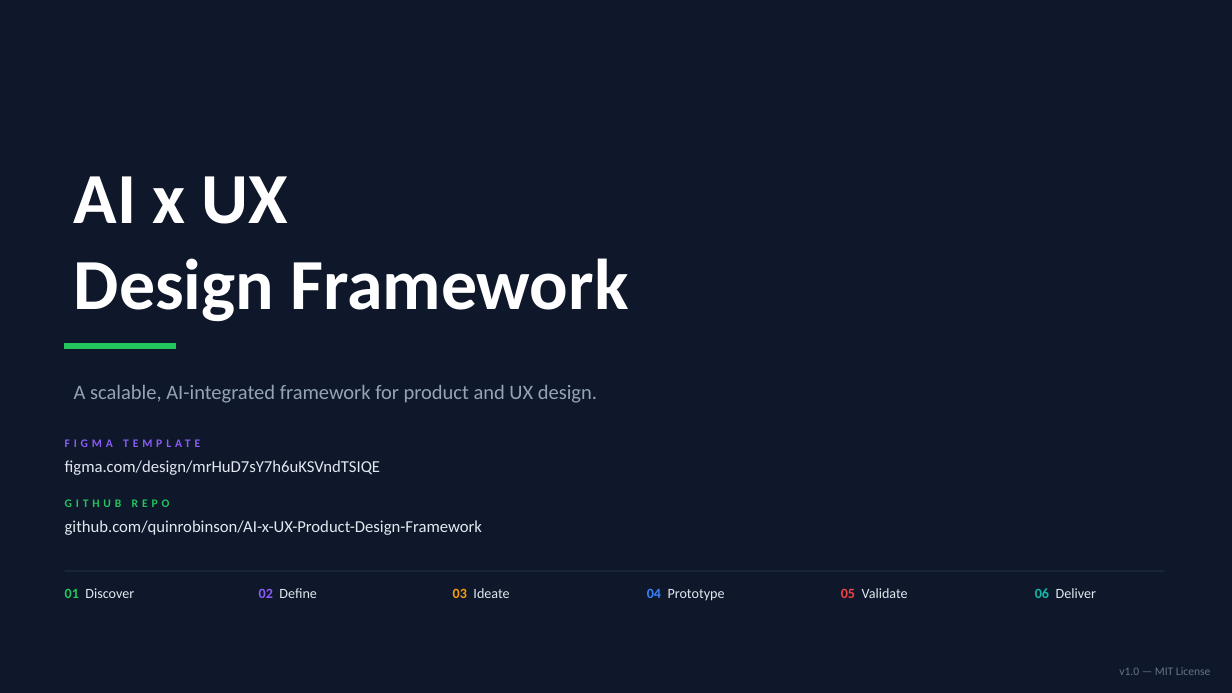
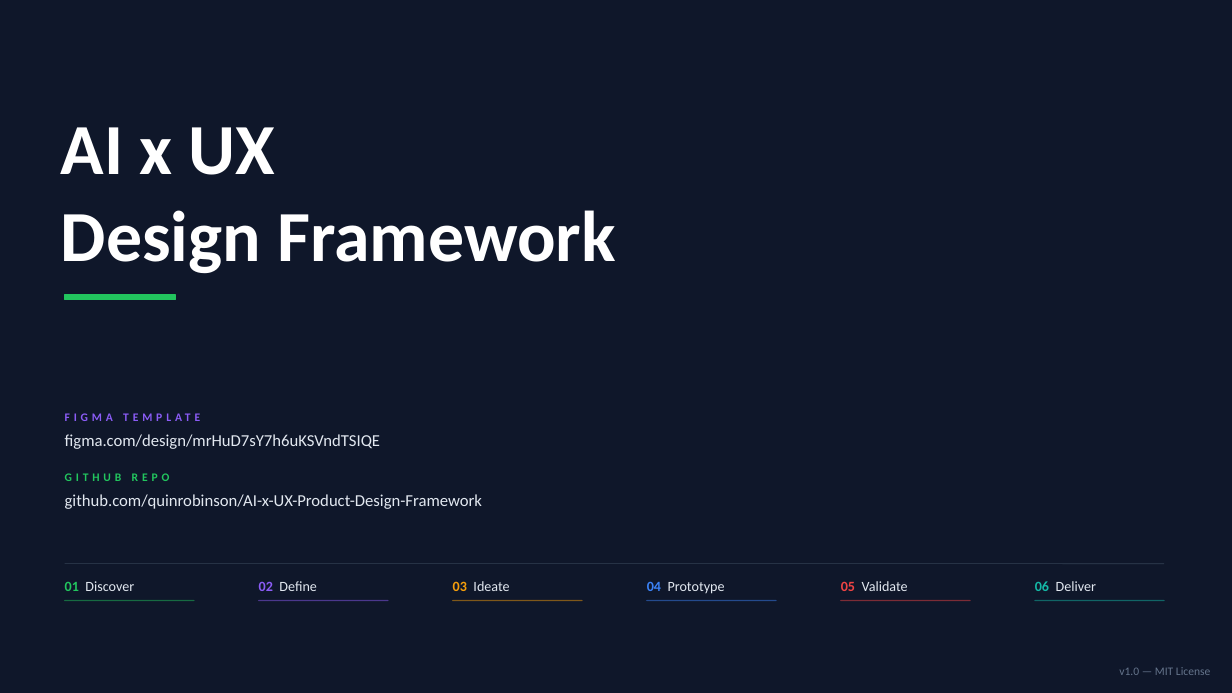
Before and after one commit to quinrobinson/agentic-product-design-framework, a slide deck: slide 20 of artifacts/onboarding-deck.pptx. Drawn at 1232x693 pixels with LibreOffice and Linux fonts; fonts in the diff are those of the drawing. Boxes give left, top, right and bottom in pixels: in the first picture for what was removed or moved away, otherwise in the second. Text is boxed around its words. In the diff, an @@ line names an element or a change of style, - is before the commit and + after.

Commit message:
Finalize onboarding deck — 20 slides, all footers corrected
- Slides 07-08: Skill Chaining slides placed and styled locally
- All footers updated to X / 20 across all slides
- Slide 1 and 20 retain no footer (by design)
- This file is now the canonical source of truth

```diff
--- a/artifacts/onboarding-deck.pptx
+++ b/artifacts/onboarding-deck.pptx
@@ text "AI x UX": place and size @@
-text "AI x UX" at (74, 176, 628, 322)
+text "AI x UX" at (61, 127, 615, 274)
@@ rectangle: place and size @@
-rectangle at (65, 344, 176, 348)
+rectangle at (65, 295, 176, 299)
@@ text removed at (74, 385, 597, 403) @@
-A scalable, AI-integrated framework for product and UX design.
@@ 4 texts: place and size @@
-4 texts at (65, 460, 482, 535)
+4 texts at (65, 434, 482, 509)
@@ 6 texts, 1 line: place and size @@
-6 texts, 1 line at (65, 571, 1165, 601)
+6 texts, 1 line at (65, 564, 1165, 594)
@@ rectangle added at (65, 601, 194, 601), fill #22C55E at 45% opacity, outline #22C55E 1 pt @@
@@ rectangle added at (259, 601, 388, 601), fill #8B5CF6 at 45% opacity, outline #8B5CF6 1 pt @@
@@ rectangle added at (453, 601, 582, 601), fill #F59E0B at 45% opacity, outline #F59E0B 1 pt @@
@@ rectangle added at (647, 601, 776, 601), fill #3B82F6 at 45% opacity, outline #3B82F6 1 pt @@
@@ rectangle added at (841, 601, 970, 601), fill #EF4444 at 45% opacity, outline #EF4444 1 pt @@
@@ rectangle added at (1035, 601, 1165, 601), fill #14B8A6 at 45% opacity, outline #14B8A6 1 pt @@
```
Also in this commit, not shown: 19 other slides changed.
